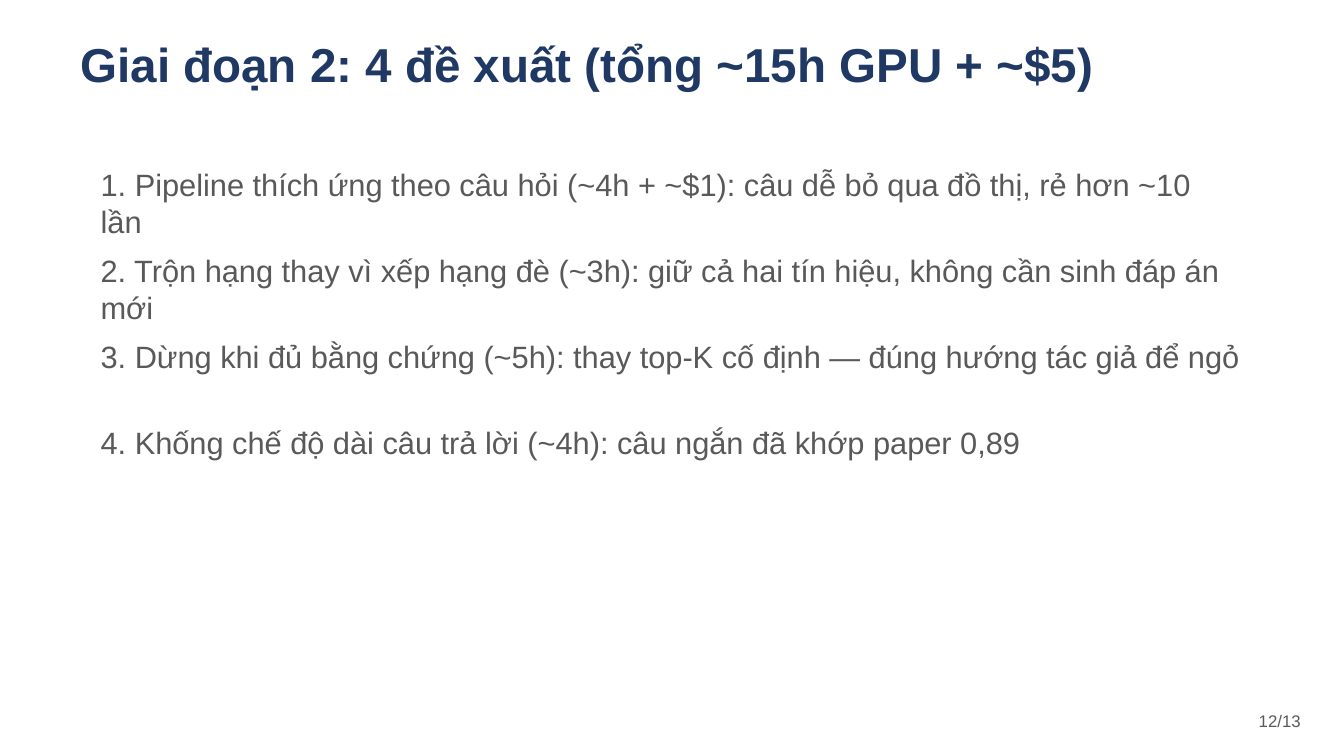
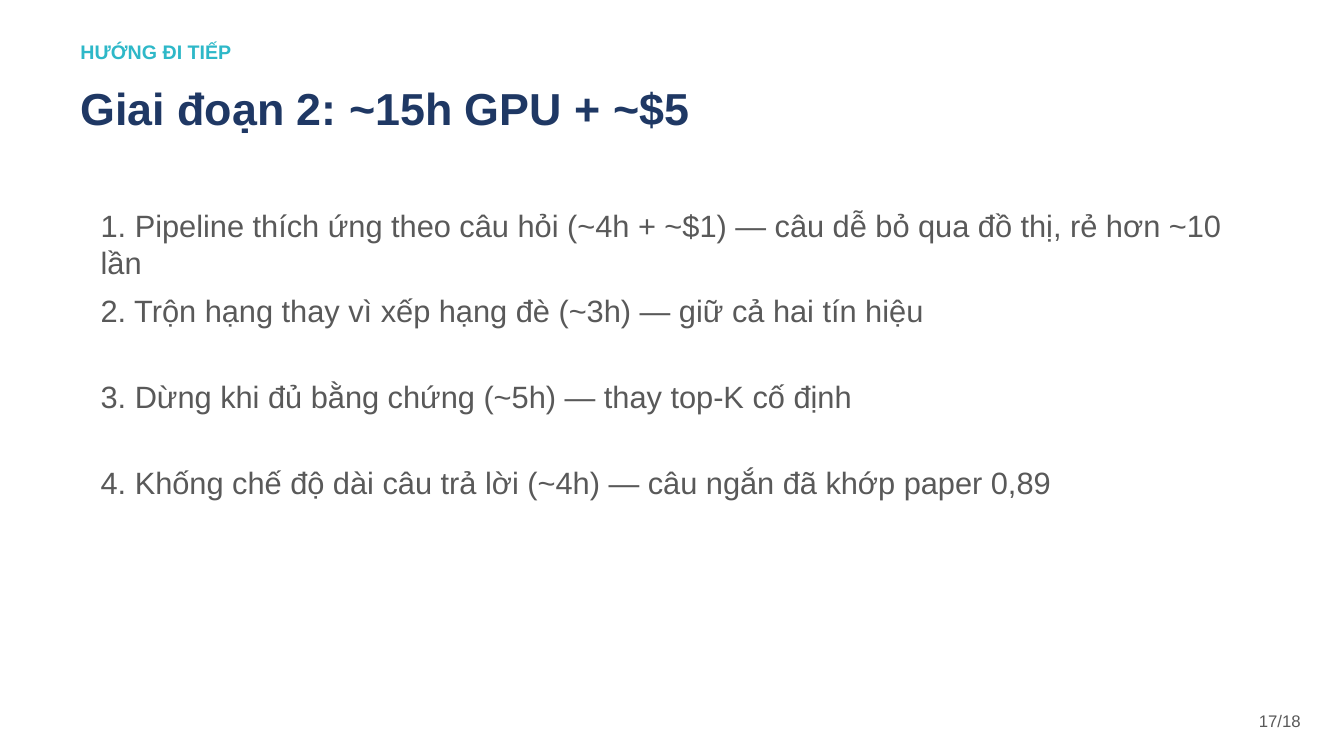
Before and after one commit to ntd25022006q/adgr-reproduction, a slide deck: slide 17 of report/slides_ADGR.pptx (slide 12 before the commit). Drawn at 1344x756 pixels with LibreOffice and Linux fonts; fonts in the diff are those of the drawing. Boxes give left, top, right and bottom in pixels: in the first picture for what was removed or moved away, otherwise in the second. Text is boxed around its words. In the diff, an @@ line names an element or a change of style, - is before the commit and + after.

```diff
--- a/report/slides_ADGR.pptx
+++ b/report/slides_ADGR.pptx
@@ text added at bbox=[80, 44, 232, 59], 14 pt, text #2EB8C8, bold @@
+HƯỚNG ĐI TIẾP
@@ text at bbox=[80, 91, 689, 133]: text changed; size 34 to 32 pt @@
-Giai đoạn 2: 4 đề xuất (tổng ~15h GPU + ~$5)
+Giai đoạn 2: ~15h GPU + ~$5
@@ text at bbox=[101, 212, 1221, 275]: text changed @@
-1. Pipeline thích ứng theo câu hỏi (~4h + ~$1): câu dễ bỏ qua đồ thị, rẻ hơn ~10 lần
+1. Pipeline thích ứng theo câu hỏi (~4h + ~$1) — câu dễ bỏ qua đồ thị, rẻ hơn ~10 lần
@@ text at bbox=[101, 298, 923, 328]: text changed @@
-2. Trộn hạng thay vì xếp hạng đè (~3h): giữ cả hai tín hiệu, không cần sinh đáp án mới
+2. Trộn hạng thay vì xếp hạng đè (~3h) — giữ cả hai tín hiệu
@@ text at bbox=[101, 384, 852, 414]: text changed @@
-3. Dừng khi đủ bằng chứng (~5h): thay top-K cố định — đúng hướng tác giả để ngỏ
+3. Dừng khi đủ bằng chứng (~5h) — thay top-K cố định
@@ text at bbox=[101, 469, 1051, 499]: text changed @@
-4. Khống chế độ dài câu trả lời (~4h): câu ngắn đã khớp paper 0,89
+4. Khống chế độ dài câu trả lời (~4h) — câu ngắn đã khớp paper 0,89
@@ text at bbox=[1259, 715, 1301, 727]: text changed @@
-12/13
+17/18
```
Also in this commit, not shown: 9 other slides changed, 8 slides added, 3 slides removed.
